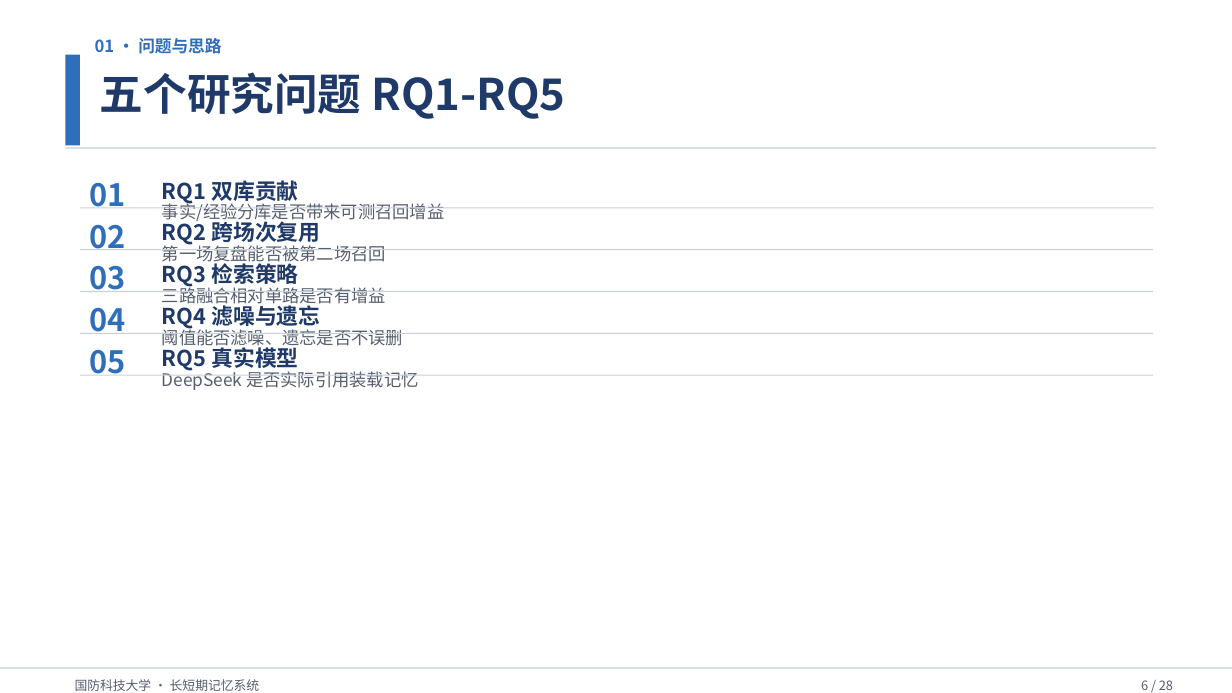
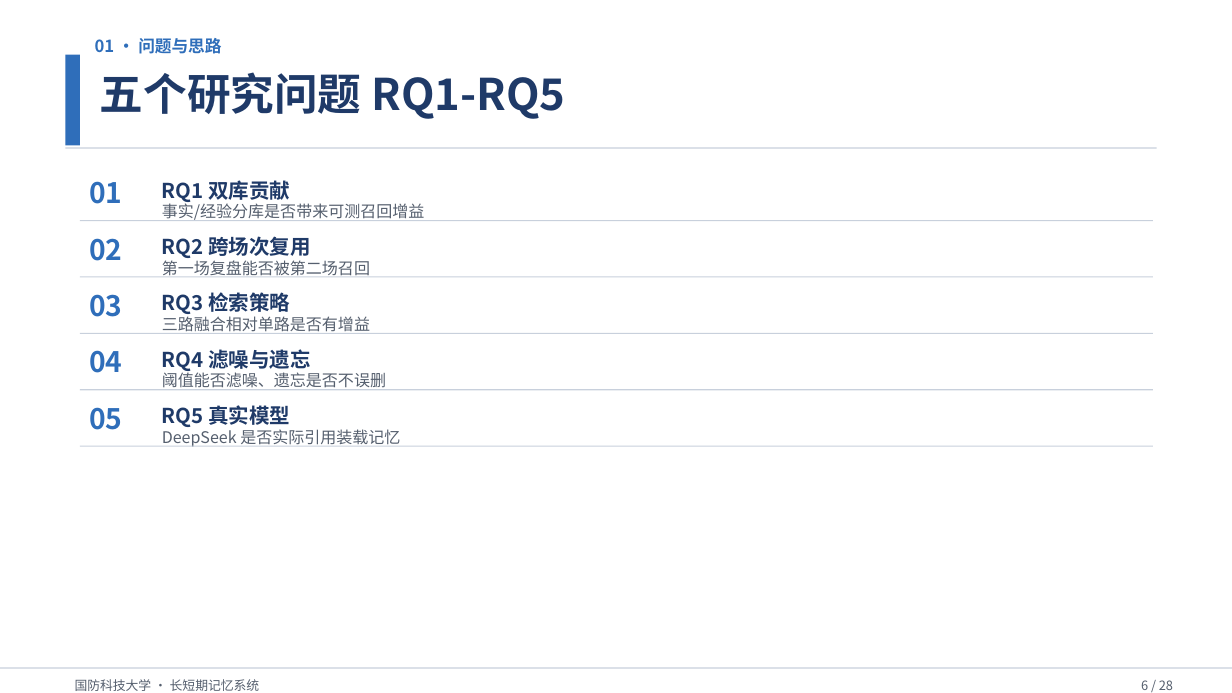
Before and after one commit to Outer-nebula-observer/yz-03, a slide deck: slide 6 of 汇报PPT/最终汇报成果.pptx. Drawn at 1232x693 pixels with LibreOffice and Linux fonts; fonts in the diff are those of the drawing. Boxes give left, top, right and bottom in pixels: in the first picture for what was removed or moved away, otherwise in the second. Text is boxed around its words. In the diff, an @@ line names an element or a change of style, - is before the commit and + after.

```diff
--- a/汇报PPT/最终汇报成果.pptx
+++ b/汇报PPT/最终汇报成果.pptx
@@ text "02": place and size @@
-text "02" at bbox=[89, 224, 125, 250]
+text "02" at bbox=[89, 238, 122, 261]
@@ rectangle: place and size @@
-rectangle at bbox=[80, 207, 1153, 208]
+rectangle at bbox=[80, 220, 1153, 221]
@@ text "RQ2 跨场次复用": place and size @@
-text "RQ2 跨场次复用" at bbox=[162, 219, 320, 247]
+text "RQ2 跨场次复用" at bbox=[162, 236, 310, 258]
@@ text "第一场复盘能否被第二场召回": place and size @@
-text "第一场复盘能否被第二场召回" at bbox=[162, 243, 386, 266]
+text "第一场复盘能否被第二场召回" at bbox=[162, 257, 370, 276]
@@ text "03": place and size @@
-text "03" at bbox=[89, 265, 125, 292]
+text "03" at bbox=[89, 294, 122, 317]
@@ rectangle: place and size @@
-rectangle at bbox=[80, 250, 1153, 250]
+rectangle at bbox=[80, 276, 1153, 277]
@@ text "RQ3 检索策略": place and size @@
-text "RQ3 检索策略" at bbox=[162, 260, 298, 288]
+text "RQ3 检索策略" at bbox=[162, 292, 290, 314]
@@ text "三路融合相对单路是否有增益": place and size @@
-text "三路融合相对单路是否有增益" at bbox=[162, 285, 386, 308]
+text "三路融合相对单路是否有增益" at bbox=[162, 316, 370, 334]
@@ text "04": place and size @@
-text "04" at bbox=[89, 308, 125, 334]
+text "04" at bbox=[89, 350, 122, 373]
@@ text "RQ4 滤噪与遗忘": place and size @@
-text "RQ4 滤噪与遗忘" at bbox=[162, 302, 320, 330]
+text "RQ4 滤噪与遗忘" at bbox=[162, 349, 310, 373]
@@ rectangle: place and size @@
-rectangle at bbox=[80, 291, 1153, 292]
+rectangle at bbox=[80, 389, 1153, 390]
@@ text "阈值能否滤噪、遗忘是否不误删": place and size @@
-text "阈值能否滤噪、遗忘是否不误删" at bbox=[162, 326, 403, 349]
+text "阈值能否滤噪、遗忘是否不误删" at bbox=[162, 370, 386, 390]
@@ size 24 to 22 pt in 5 elements at bbox=[89, 181, 122, 204], bbox=[89, 238, 122, 261], bbox=[89, 294, 122, 317], bbox=[89, 350, 122, 373], bbox=[89, 407, 122, 430] @@
@@ text "05": place and size @@
-text "05" at bbox=[89, 350, 125, 374]
+text "05" at bbox=[89, 407, 122, 430]
@@ size 17 to 16 pt in 5 elements at bbox=[162, 180, 290, 202], bbox=[162, 236, 310, 258], bbox=[162, 292, 290, 314], bbox=[162, 349, 310, 373], bbox=[162, 405, 290, 427] @@
@@ text "RQ5 真实模型": place and size @@
-text "RQ5 真实模型" at bbox=[162, 344, 298, 372]
+text "RQ5 真实模型" at bbox=[162, 405, 290, 427]
@@ rectangle: place and size @@
-rectangle at bbox=[80, 375, 1153, 376]
+rectangle at bbox=[80, 445, 1153, 446]
@@ size 13.5 to 12.5 pt in 5 elements at bbox=[162, 201, 425, 221], bbox=[162, 257, 370, 276], bbox=[162, 316, 370, 334], bbox=[162, 370, 386, 390], bbox=[162, 429, 400, 447] @@
@@ text "DeepSeek 是否实际引用装载记忆": place and size @@
-text "DeepSeek 是否实际引用装载记忆" at bbox=[162, 368, 418, 390]
+text "DeepSeek 是否实际引用装载记忆" at bbox=[162, 429, 400, 447]
```
Also in this commit, not shown: 18 other slides changed, 1 other file.
